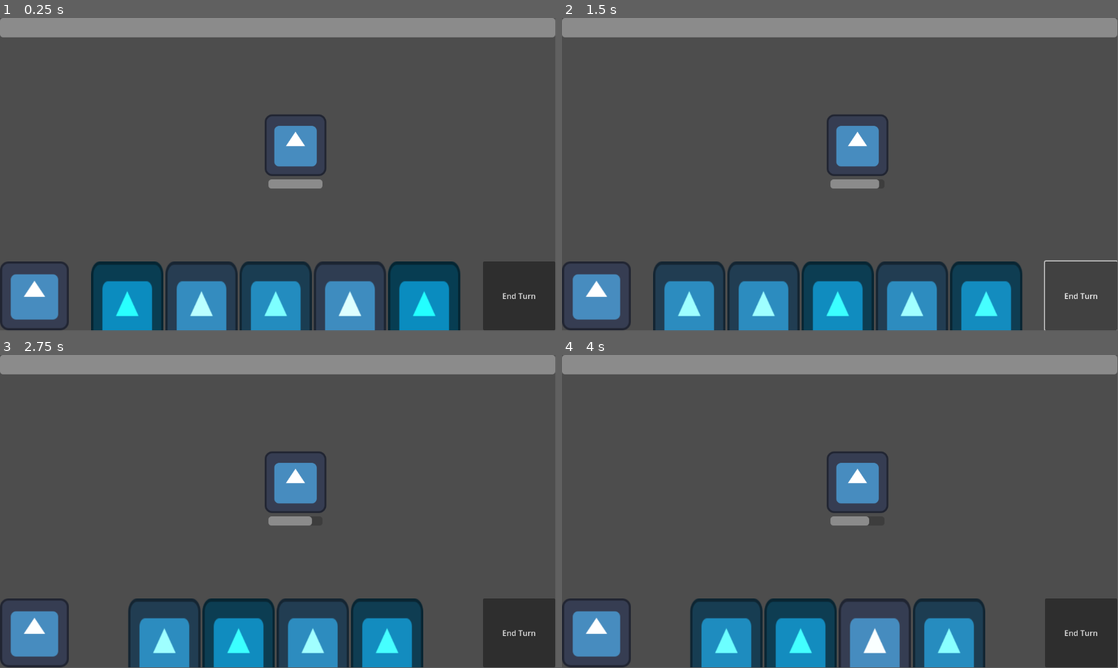
Above: before the commit, frames 1-4 (two rows, left to right).
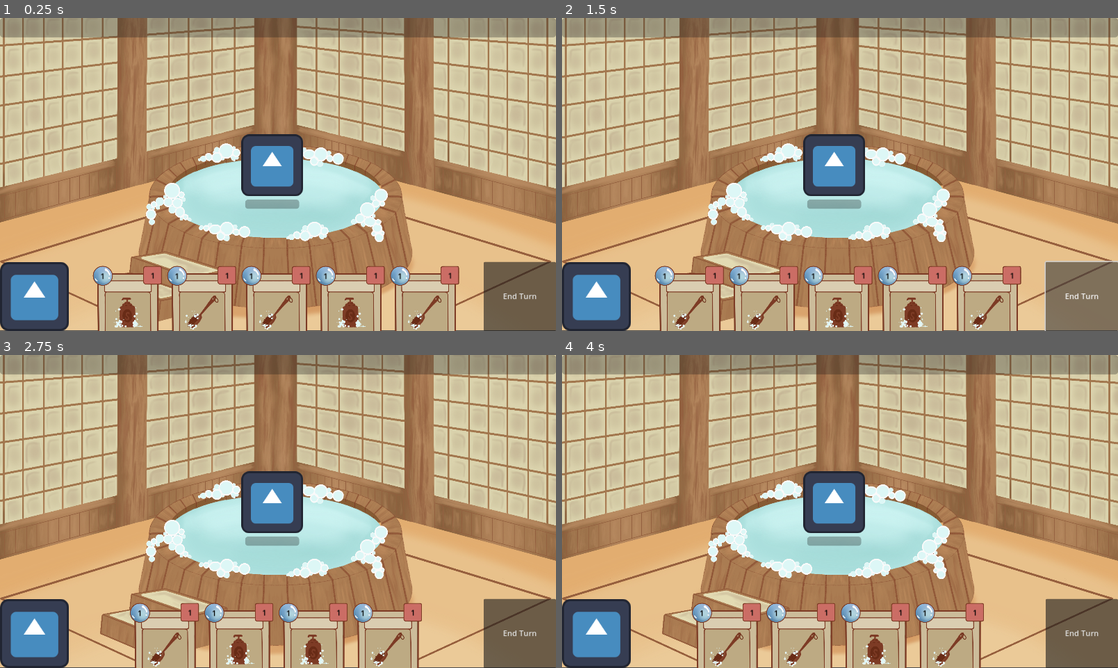
Above: after the commit, the same moments.

Repository: MichaelRRyan/GGJ-2025
Game: Godot game, scene res://Gameplay/gameplay.tscn
Two runs of this game, one before a commit and one after it. Both use one fixed random seed, a clock stepped at 60 frames per second and the inputs below. The engine's default icon, where the game draws it, is replaced by a stand-in: a white triangle on a blue panel in a dark square.
Inputs (mouse positions are in pixels of both pictures, inside the frame that each line leads up to):
- Up to frame 1 (0.25 s): no input
- Up to frame 2 (1.5 s): click (689, 315) at 0.52 s; click "End Turn" at 1.25 s
- Up to frame 3 (2.75 s): click (127, 652) at 2.02 s
- Up to frame 4 (4 s): click "End Turn" at 2.75 s; click (689, 652) at 3.52 s
In our replay, the window is 799x449 before the commit and 800x450 after it. These sizes can differ from the game's own. Grey fills any space a smaller window leaves; there, only what the larger window draws over its background counts as a difference.

The runs differ from the first frame. In frame 1, 92% of the frame differs, in the area x 0-100%, y 0-100%; in frame 2, 92%; in frame 3, 93%; in frame 4, 93%.

Commit message:
Action Points implemented
Added sprites with randomized card data

Action Points for Cards Implemented

Action Points on UI cards

Diff:
--- a/Features/CardInterface/card_interface.gd
+++ b/Features/CardInterface/card_interface.gd
@@ -29,7 +29,6 @@
 
 		interactable.setup(card)
 		interactable.connect("card_played", _on_card_played.bind(interactable))
-		interactable.modulate.r = randf_range(0, 1) # TEMP: Change card colour so we can tell when we draw new cards
 
 
 #-------------------------------------------------------------------------------
@@ -42,8 +41,13 @@
 func _on_card_played(interactable_card : InteractableCard) -> void:
 	# TODO: Need to validate if the card can be played.
 	if is_instance_valid(interactable_card):
-		card_played.emit(interactable_card.get_card())
-		interactable_card.queue_free()
+		var card = interactable_card.get_card()
+		var action_point_component : ActionPointsComponent = GameState.playerEntity.get_node("ActionPointsComponent")
+		if action_point_component.current_action_points >= card.get_card_action_cost():
+			card_played.emit(card)
+			interactable_card.queue_free()
+		else:
+			print("Insufficient Action Points")
 
 
 #-------------------------------------------------------------------------------
--- a/Features/CardInterface/interactable_card.gd
+++ b/Features/CardInterface/interactable_card.gd
@@ -10,6 +10,14 @@
 func setup(card : Card) -> void:
 	_card = card
 
+	if randi() % 2 == 0:
+		$TextureButton/CardIcon.texture = load("res://Features/Cards/scrub.png")
+	else:
+		$TextureButton/CardIcon.texture = load("res://Features/Cards/shampoo.png")
+
+	$TextureButton/ActionPointsLabel.text = str(card.get_card_action_cost())
+	$TextureButton/ExhaustionLabel.text = str(card.get_card_action_cost())
+
 
 #-------------------------------------------------------------------------------
 func get_card() -> Card:
@@ -18,7 +26,7 @@
 
 #-------------------------------------------------------------------------------
 func _on_mouse_entered() -> void:
-	$TextureButton.position.y = -75
+	$TextureButton.position.y = -95
 
 
 #-------------------------------------------------------------------------------
--- a/Features/CardInterface/interactable_card.tscn
+++ b/Features/CardInterface/interactable_card.tscn
@@ -1,7 +1,9 @@
-[gd_scene load_steps=3 format=3 uid="uid://b5tgtb8bf22n2"]
+[gd_scene load_steps=5 format=3 uid="uid://b5tgtb8bf22n2"]
 
-[ext_resource type="Texture2D" uid="uid://cop8t73wqabim" path="res://icon.svg" id="1_j40ad"]
 [ext_resource type="Script" path="res://Features/CardInterface/interactable_card.gd" id="1_v5c2u"]
+[ext_resource type="Texture2D" uid="uid://c7oejspbj3ffp" path="res://Features/Cards/cardwbubble.png" id="2_5kkri"]
+[ext_resource type="Texture2D" uid="uid://1l5sls7gkoj0" path="res://Features/Cards/exhustion.png" id="3_p037o"]
+[ext_resource type="Texture2D" uid="uid://bggrck6ywyyrg" path="res://Features/Cards/shampoo.png" id="4_ni17y"]
 
 [node name="InteractableCard" type="Control"]
 custom_minimum_size = Vector2(150, 0)
@@ -14,9 +16,48 @@
 [node name="TextureButton" type="TextureButton" parent="."]
 layout_mode = 0
 offset_right = 150.0
-offset_bottom = 220.0
-texture_normal = ExtResource("1_j40ad")
-stretch_mode = 0
+offset_bottom = 300.0
+texture_normal = ExtResource("2_5kkri")
+ignore_texture_size = true
+stretch_mode = 4
+
+[node name="ExhaustionIcon" type="TextureRect" parent="TextureButton"]
+custom_minimum_size = Vector2(150, 500)
+layout_mode = 0
+offset_right = 40.0
+offset_bottom = 40.0
+texture = ExtResource("3_p037o")
+expand_mode = 4
+stretch_mode = 4
+
+[node name="CardIcon" type="TextureRect" parent="TextureButton"]
+custom_minimum_size = Vector2(150, 500)
+layout_mode = 0
+offset_right = 40.0
+offset_bottom = 40.0
+texture = ExtResource("4_ni17y")
+expand_mode = 4
+stretch_mode = 4
+
+[node name="ActionPointsLabel" type="Label" parent="TextureButton"]
+layout_mode = 0
+offset_left = 4.0
+offset_top = 18.0
+offset_right = 44.0
+offset_bottom = 41.0
+theme_override_colors/font_color = Color(0, 0, 0, 1)
+text = "10"
+horizontal_alignment = 1
+
+[node name="ExhaustionLabel" type="Label" parent="TextureButton"]
+layout_mode = 0
+offset_left = 108.0
+offset_top = 17.0
+offset_right = 148.0
+offset_bottom = 40.0
+theme_override_colors/font_color = Color(0, 0, 0, 1)
+text = "25"
+horizontal_alignment = 1
 
 [connection signal="mouse_entered" from="TextureButton" to="." method="_on_mouse_entered"]
 [connection signal="mouse_exited" from="TextureButton" to="." method="_on_mouse_exited"]
--- a/Features/Cards/Card.gd
+++ b/Features/Cards/Card.gd
@@ -4,10 +4,19 @@
 # Name and description for UI
 var name: String
 var description: String
-var effect: Effect
+var effects : Array = []
 
 func play():
-	if effect:
-		effect.execute()
-	else:
-		print("Error: Card has no effect!")
+	for effect in effects:
+		if effect:
+			effect.execute()
+		else:
+			print("Error: Card has no effect!")
+
+
+func get_card_action_cost() -> int:
+	for effect in effects:
+		if effect is ActionPointEffect:
+			return effect.action_point_cost
+
+	return 0
--- a/Features/Cards/CardFactory.gd
+++ b/Features/Cards/CardFactory.gd
@@ -1,15 +1,19 @@
-static func create_card(name: String, description: String, effect: Effect) -> Card:
+static func create_card(name: String, description: String, effects: Array) -> Card:
 	# Create the card with the name, description and assign the effect
 	var card = Card.new()
 	card.name = name
 	card.description = description
-	card.effect = effect
+	for effect in effects:
+		card.effects.append(effect)
 
 	return card
 
 
-static func get_damage_card(target : String) -> Card:
+static func get_damage_spirit_card() -> Card:
 	var damage_effect = DamageEffect.new()
-	damage_effect.target_string = target
-	var damage_card = create_card("DamageCard", "Deal damage to the player.", damage_effect)
+	var action_points_effect = ActionPointEffect.new()
+	damage_effect.target_name = GameState.TargetName.SPIRIT
+	action_points_effect.target_name = GameState.TargetName.PLAYER
+	var effects = [damage_effect, action_points_effect]
+	var damage_card = create_card("DamageCard", "Deal damage to the player.", effects)
 	return damage_card
--- a/Features/Cards/CardManager.gd
+++ b/Features/Cards/CardManager.gd
@@ -28,6 +28,8 @@
 
 #-------------------------------------------------------------------------------
 func play_card(card : Card):
+	# Check if we can play here
+
 	card.play()
 	_discard_deck.add_card(card)
 	_hand_cards.erase(card) # Doesn't delete the card, just removes it from the hand.
@@ -35,6 +37,9 @@
 
 #-------------------------------------------------------------------------------
 func _on_card_interface_turn_ended() -> void:
+	var action_point_component : ActionPointsComponent = GameState.playerEntity.get_node("ActionPointsComponent")
+	action_point_component.reset()
+
 	_discard_deck.add_cards(_hand_cards)
 	_hand_cards.clear()
 
--- /dev/null
+++ b/Features/Component/ActionPointsComponent.gd
@@ -0,0 +1,18 @@
+extends Node
+class_name ActionPointsComponent
+
+signal action_points_changed(new_health, max_health)
+
+var max_action_points: int = 3
+var current_action_points: int
+
+func _ready():
+	call_deferred("modify", max_action_points)
+
+func modify(amount: int):
+	current_action_points = clamp(current_action_points + amount, 0, max_action_points)
+	print("Current Action Points:", current_action_points)
+	action_points_changed.emit(current_action_points, max_action_points)
+
+func reset():
+	current_action_points = max_action_points
--- a/Features/Component/HealthComponent.gd
+++ b/Features/Component/HealthComponent.gd
@@ -1,7 +1,7 @@
 extends Node
 class_name HealthComponent
 
-signal health_changed(new_health, max_health)
+signal action_points_changed(new_health, max_health)
 
 var max_health: int = 100
 var current_health: int
@@ -12,4 +12,4 @@
 func modify(amount: int):
 	current_health = clamp(current_health + amount, 0, max_health)
 	print("Health:", current_health)
-	health_changed.emit(current_health, max_health)
+	action_points_changed.emit(current_health, max_health)
--- /dev/null
+++ b/Features/Effects/ActionPointEffect.gd
@@ -0,0 +1,15 @@
+extends Effect
+class_name ActionPointEffect
+
+var action_point_cost = 1
+
+func execute():
+	var target = GameState.getEffectTarget(target_name)
+	if target:
+		var action_points = target.get_node("ActionPointsComponent")
+		if action_points:
+			action_points.modify(-action_point_cost)
+		else:
+			print("Error: Target does not have a ActionPointsComponent!")
+	else:
+		print("Error: No Target found!")
--- a/Features/Effects/DamageEffect.gd
+++ b/Features/Effects/DamageEffect.gd
@@ -4,7 +4,7 @@
 var damage_amount = 10
 
 func execute():
-	var target = GameState.getEffectTarget(target_string)
+	var target = GameState.getEffectTarget(target_name)
 	if target:
 		var health = target.get_node("HealthComponent")
 		if health:
--- a/Features/Effects/Effect.gd
+++ b/Features/Effects/Effect.gd
@@ -2,7 +2,7 @@
 class_name Effect
 
 # Player or Spirit string that we later use to find the entity to affect
-var target_string: String
+var target_name: GameState.TargetName
 
 func execute():
 	# Abstract method. To be overridden by child classes.
--- a/Features/Encounter/encounter.tscn
+++ b/Features/Encounter/encounter.tscn
@@ -1,12 +1,14 @@
-[gd_scene load_steps=8 format=3 uid="uid://dfxcvq13dhr0n"]
+[gd_scene load_steps=10 format=3 uid="uid://dfxcvq13dhr0n"]
 
 [ext_resource type="Script" path="res://Features/Encounter/Encounter.gd" id="1_dcat6"]
 [ext_resource type="PackedScene" uid="uid://b425p5v0uckgl" path="res://Features/TurnManager/turn_manager.tscn" id="1_ic1e4"]
 [ext_resource type="PackedScene" uid="uid://lpakvaofoidn" path="res://Features/CardInterface/card_interface.tscn" id="2_53jat"]
-[ext_resource type="PackedScene" uid="uid://5p2d4q285u3m" path="res://Features/Cards/card_manager.tscn" id="3_0ndc0"]
+[ext_resource type="PackedScene" uid="uid://ds25e0iuelde8" path="res://Features/Cards/card_manager.tscn" id="3_0ndc0"]
 [ext_resource type="PackedScene" uid="uid://dqig0ruy5ltgr" path="res://Features/Component/health_component.tscn" id="3_8leue"]
 [ext_resource type="PackedScene" uid="uid://c7kr7a00copnf" path="res://Features/HealthBar/health_bar.tscn" id="6_0rfqi"]
+[ext_resource type="Script" path="res://Features/Component/ActionPointsComponent.gd" id="7_on6gb"]
 [ext_resource type="Texture2D" uid="uid://cop8t73wqabim" path="res://icon.svg" id="7_tsc4v"]
+[ext_resource type="Texture2D" uid="uid://blsehpidm40ah" path="res://Features/Encounter/background.png" id="8_17wk5"]
 
 [node name="Encounter" type="Node2D"]
 script = ExtResource("1_dcat6")
@@ -16,6 +18,11 @@
 [node name="CardManager" parent="." instance=ExtResource("3_0ndc0")]
 
 [node name="CardInterface" parent="." instance=ExtResource("2_53jat")]
+
+[node name="BackgroundImage" type="Sprite2D" parent="."]
+position = Vector2(571, 317)
+scale = Vector2(0.609259, 0.609259)
+texture = ExtResource("8_17wk5")
 
 [node name="Player" type="Node2D" parent="."]
 
@@ -35,8 +42,11 @@
 offset_bottom = 40.0
 grow_vertical = 1
 
+[node name="ActionPointsComponent" type="Node" parent="Player"]
+script = ExtResource("7_on6gb")
+
 [node name="Spirit" type="Node2D" parent="."]
-position = Vector2(613, 264)
+position = Vector2(564, 305)
 metadata/_edit_group_ = true
 
 [node name="HealthComponent" parent="Spirit" instance=ExtResource("3_8leue")]
@@ -61,5 +71,3 @@
 [connection signal="card_played" from="CardInterface" to="CardManager" method="play_card"]
 [connection signal="turn_ended" from="CardInterface" to="TurnManager" method="_on_card_interface_turn_ended"]
 [connection signal="turn_ended" from="CardInterface" to="CardManager" method="_on_card_interface_turn_ended"]
-[connection signal="health_changed" from="Player/HealthComponent" to="Player/CanvasLayer/Bar" method="_on_health_component_health_changed"]
-[connection signal="health_changed" from="Spirit/HealthComponent" to="Spirit/Bar" method="_on_health_component_health_changed"]
--- a/Gameplay/game_state.gd
+++ b/Gameplay/game_state.gd
@@ -3,11 +3,18 @@
 static var playerEntity : Object
 static var spiritEntity : Object
 
+enum TargetName {
+	PLAYER = 1,
+	SPIRIT = 2
+}
 
-func getEffectTarget(target_name : String) -> Object:
-	if(target_name == "Player"):
-		return playerEntity
-	if(target_name == "Spirit"):
-		return spiritEntity
 
+
+func getEffectTarget(target_name : TargetName) -> Object:
+
+	match target_name:
+		TargetName.PLAYER:
+			return playerEntity
+		TargetName.SPIRIT:
+			return spiritEntity
 	return null
--- a/Gameplay/gameplay.gd
+++ b/Gameplay/gameplay.gd
@@ -10,11 +10,9 @@
 	start_encounter()
 
 func initialise_deck():
-	var spirit_name = "Spirit"
-
 	# Add multiple cards to PersistentDeck
 	for i in range(5):
-		PersistentDeck.add_card(CardFactory.get_damage_card(spirit_name))
+		PersistentDeck.add_card(CardFactory.get_damage_spirit_card())
 
 func start_encounter():
 	encounter_scene = EncounterScene.instantiate()
--- a/project.godot
+++ b/project.godot
@@ -19,3 +19,8 @@
 
 PersistentDeck="*res://Features/Cards/Deck.gd"
 GameState="*res://Gameplay/game_state.gd"
+
+[display]
+
+window/size/mode=2
+window/stretch/mode="canvas_items"
Not shown: 1 places in Features/Cards/card_manager.tscn that only renumber resources
Binary file added: Features/Cards/cardwbubble.png
Not shown, added: Features/Cards/cardwbubble.png.import
Binary file added: Features/Cards/exhustion.png
Not shown, added: Features/Cards/exhustion.png.import
Binary file added: Features/Cards/scrub.png
Not shown, added: Features/Cards/scrub.png.import
Binary file added: Features/Cards/shampoo.png
Not shown, added: Features/Cards/shampoo.png.import
Binary file added: Features/Encounter/background.png
Not shown, added: Features/Encounter/background.png.import
